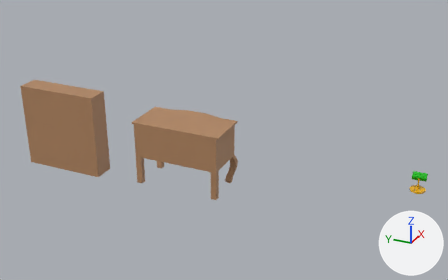
The Blender file Resources/Models/ANRQ/Furniture.blend as it was, and as the next commit left it.
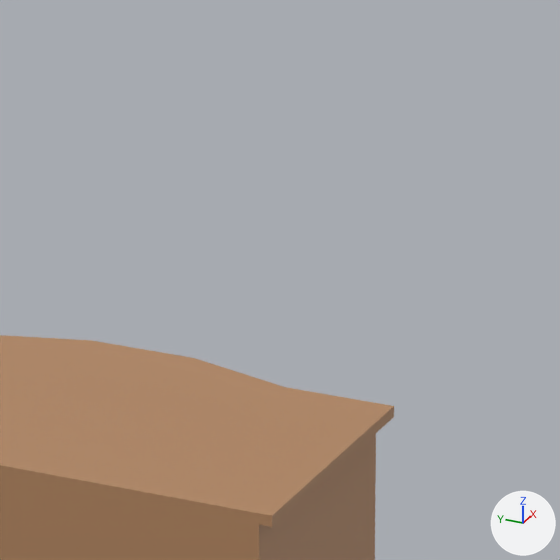
The first picture shows the older version from a 50 mm camera at (-11.31, -0.93, 5.93) aimed at (0.13, 4.22, 0.21). The close-ups show both versions on the part from 39% to 59% of the width and 20% to 52% of the height of that picture. Lighting does not change. The marker at lower right points along +X, +Y and +Z.

Objects in the first close-up: 'Cabinet'.
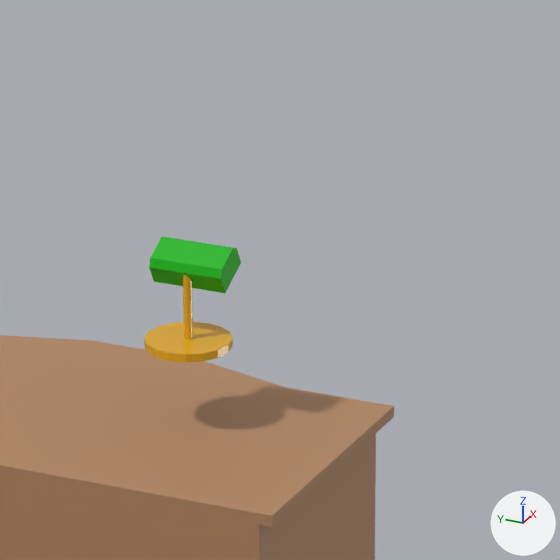
Location of each change, (x1, y1, x2, y2) in pixels of the close-ups (560 x 560 px):
'Circle', moved (not visible before): after (144, 237, 241, 363)

The change in detail:
Object 'Circle' (ob_circle) moves from (0.0, 0.0, 0.0) to (0.0, 4.619, 0.903).
